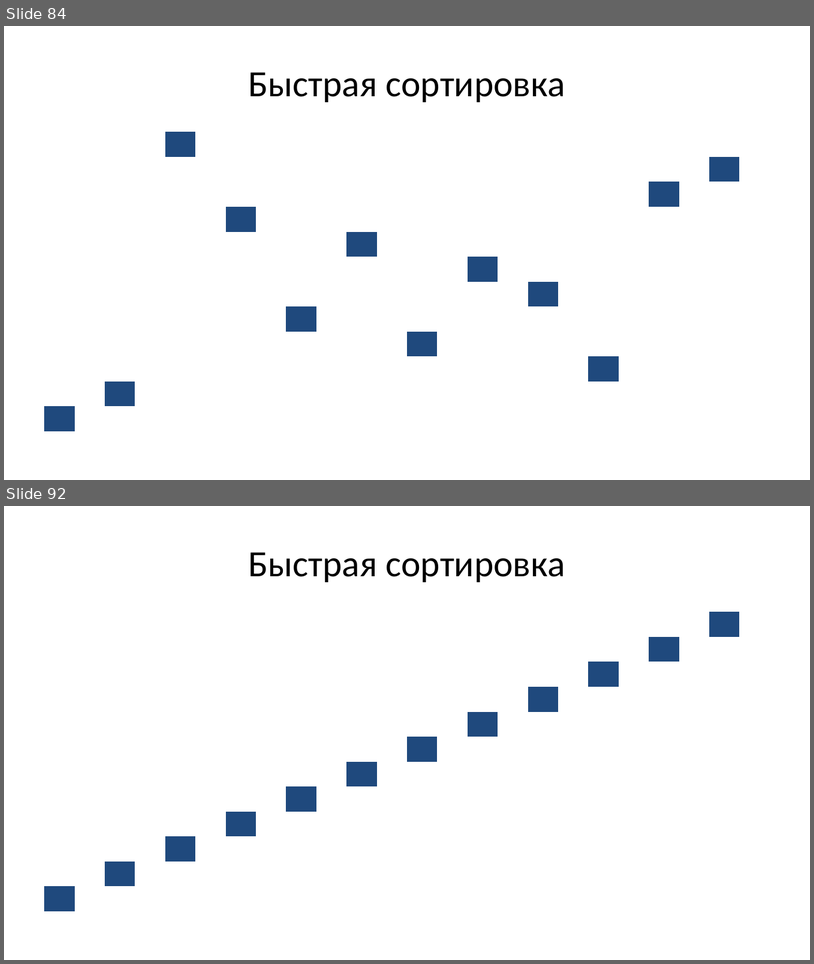
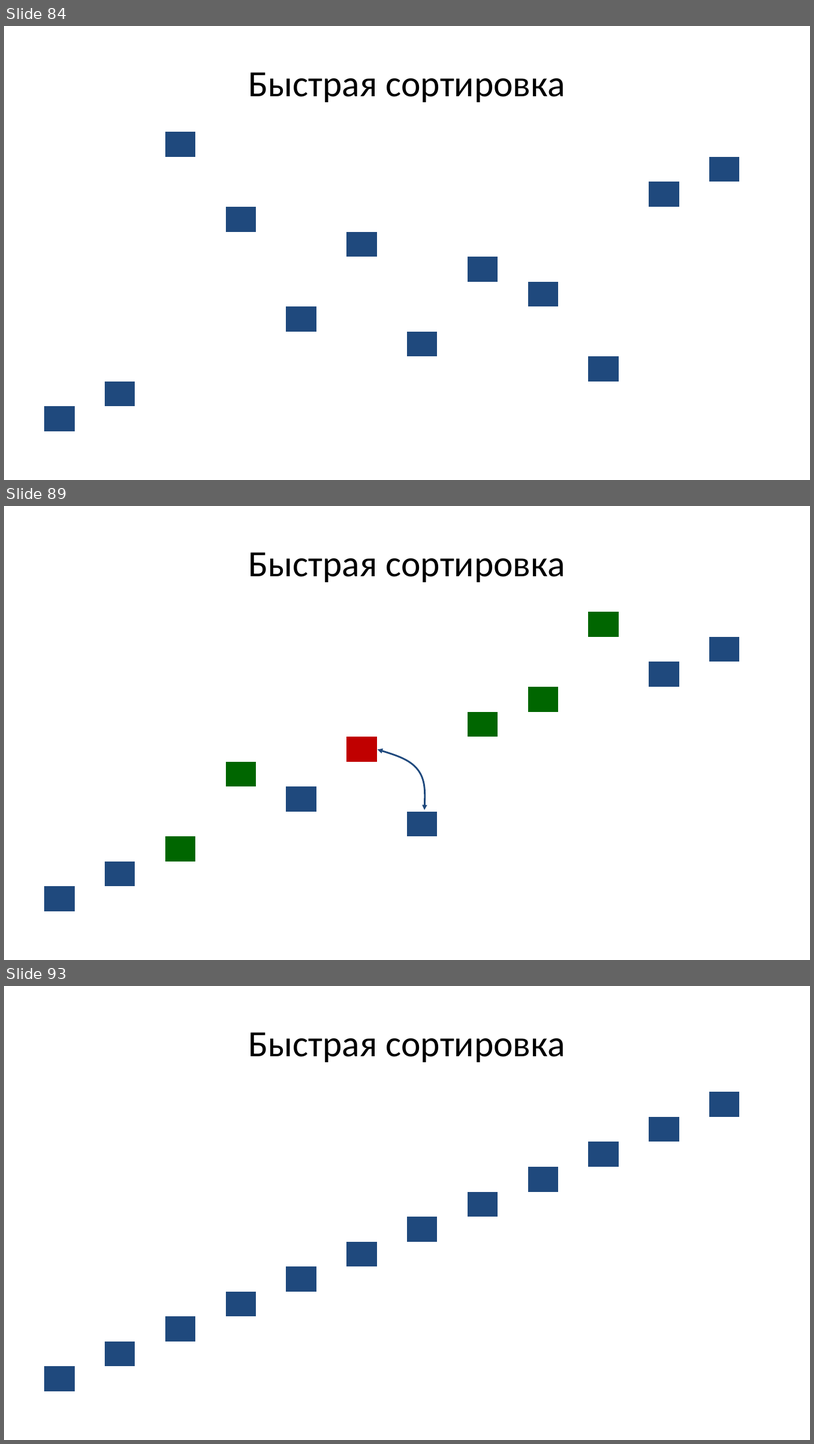
Before and after one commit to Evgueni-Petrov-aka-espetrov/Algorithms-and-Programming-in-C-pptx, a slide deck: 13 Сортировка.pptx. Shown one above the other, each under a label of ours: slides 84 and 92 before the commit, slides 84, 89 and 93 after it; the slides between them are not shown. The pictures are 814x964 and 814x1444 pixels, drawn with LibreOffice and Linux fonts; fonts in the diff are those of the drawing. Boxes give left, top, right and bottom in pixels: in the first picture for what was removed or moved away, otherwise in the second. Text is boxed around its words. In the diff, an @@ line names an element or a change of style, - is before the commit and + after.

```diff
--- a/13 Сортировка.pptx
+++ b/13 Сортировка.pptx
@@ slide 89 added at (x1=4, y1=506, x2=810, y2=960), background #FFFFFF @@
@@ title added at (x1=248, y1=552, x2=565, y2=582), 44 pt, text #000000 @@
+Быстрая сортировка
@@ table added at (x1=45, y1=612, x2=770, y2=912), 12 rows, 24 columns @@
+ |  |  |  |  |  |  |  |  |  |  |  |  |  |  |  |  |  |  |  |  |  |  | 
+ |  |  |  |  |  |  |  |  |  |  |  |  |  |  |  |  |  |  |  |  |  |  | 
+ |  |  |  |  |  |  |  |  |  |  |  |  |  |  |  |  |  |  |  |  |  |  | 
+ |  |  |  |  |  |  |  |  |  |  |  |  |  |  |  |  |  |  |  |  |  |  | 
+ |  |  |  |  |  |  |  |  |  |  |  |  |  |  |  |  |  |  |  |  |  |  | 
+ |  |  |  |  |  |  |  |  |  |  |  |  |  |  |  |  |  |  |  |  |  |  | 
+ |  |  |  |  |  |  |  |  |  |  |  |  |  |  |  |  |  |  |  |  |  |  | 
+ |  |  |  |  |  |  |  |  |  |  |  |  |  |  |  |  |  |  |  |  |  |  | 
+ |  |  |  |  |  |  |  |  |  |  |  |  |  |  |  |  |  |  |  |  |  |  | 
+ |  |  |  |  |  |  |  |  |  |  |  |  |  |  |  |  |  |  |  |  |  |  | 
+ |  |  |  |  |  |  |  |  |  |  |  |  |  |  |  |  |  |  |  |  |  |  | 
+ |  |  |  |  |  |  |  |  |  |  |  |  |  |  |  |  |  |  |  |  |  |  | 
@@ freeform shape added at (x1=378, y1=749, x2=425, y2=810), outline #1F497D 2 pt @@
@@ what was slide 92 is now slide 93 @@
```
Also in this commit, not shown: 9 slides changed.
